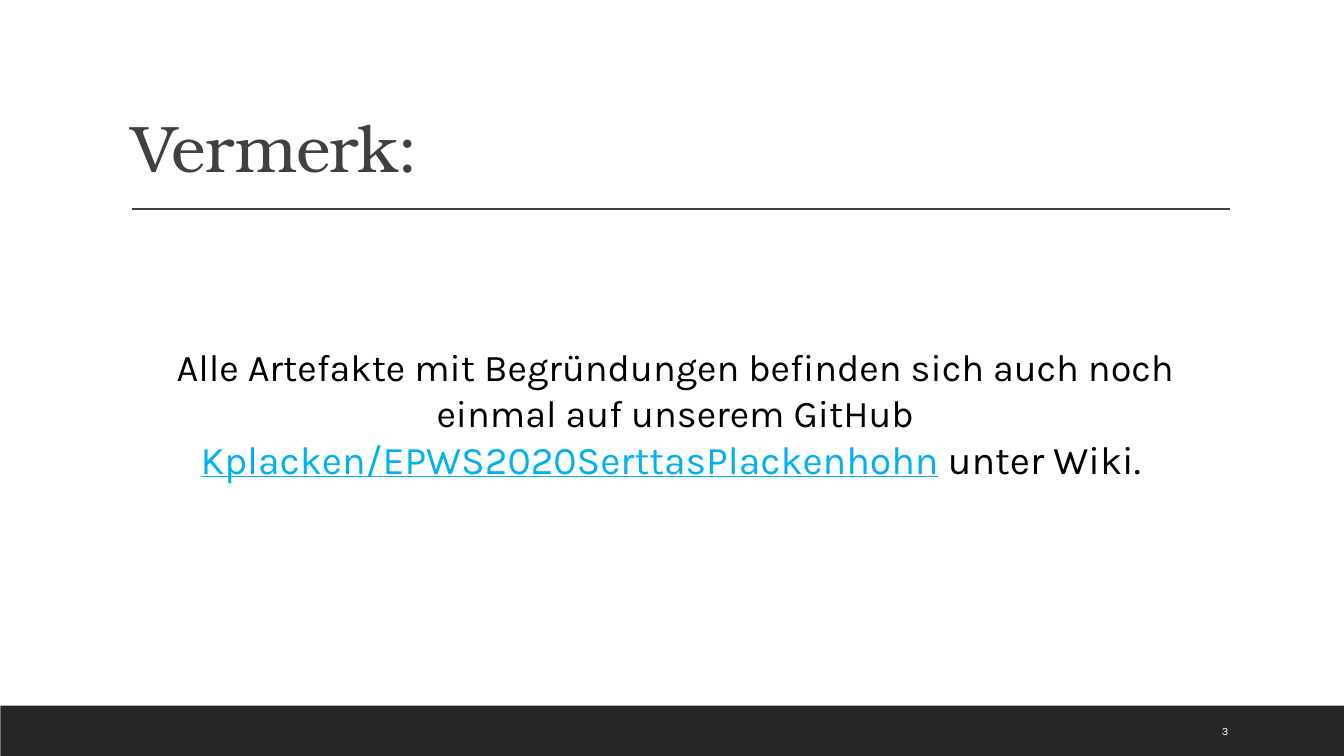
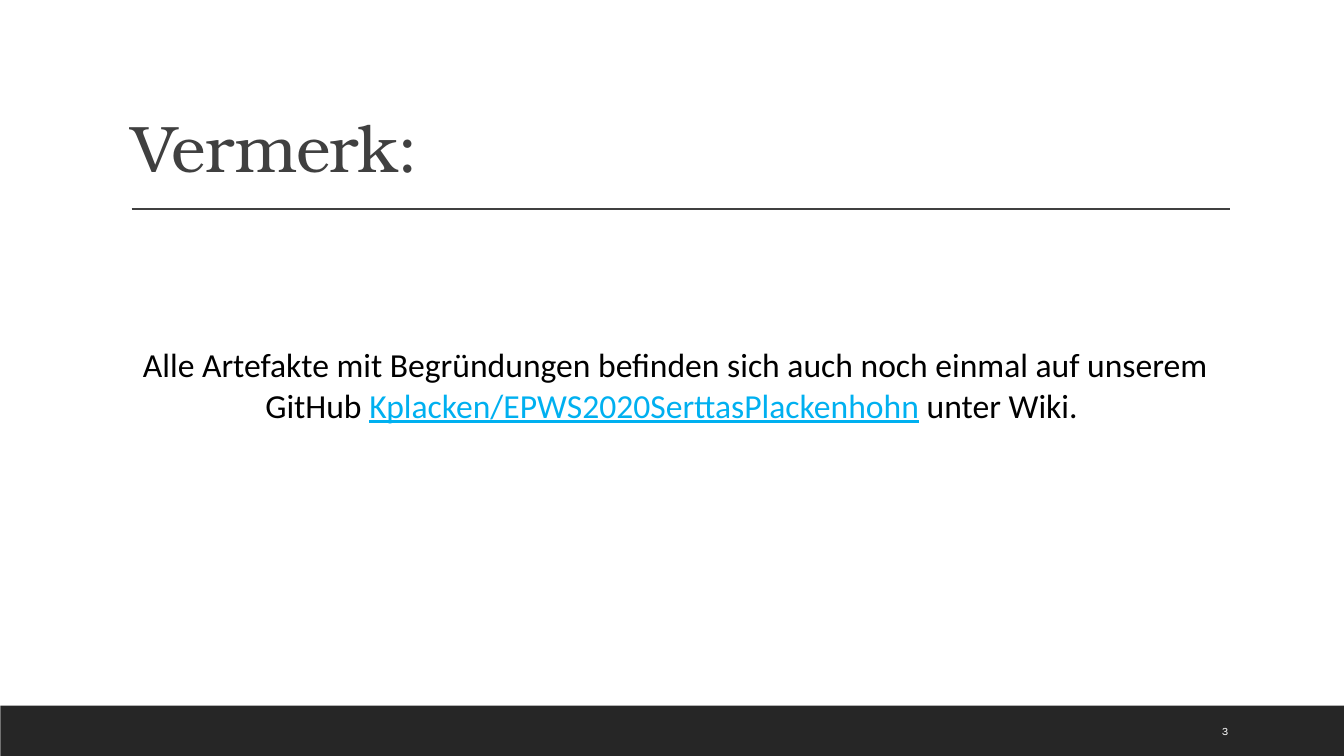
Before and after one commit to Kplacken/EPWS2020SerttasPlackenhohn, a slide deck: slide 3 of Audits/Audit 4/WS2020_SerttasPlackenhohn_Audit4.pptx. Drawn at 1344x756 pixels with LibreOffice and Linux fonts; fonts in the diff are those of the drawing. Boxes give left, top, right and bottom in pixels: in the first picture for what was removed or moved away, otherwise in the second. Text is boxed around its words. In the diff, an @@ line names an element or a change of style, - is before the commit and + after.

```diff
--- a/Audits/Audit 4/WS2020_SerttasPlackenhohn_Audit4.pptx
+++ b/Audits/Audit 4/WS2020_SerttasPlackenhohn_Audit4.pptx
@@ text "Alle Artefakte mit Begründungen befinden ..." at [143, 353, 1207, 424]: size 27 to 24 pt in "Alle Artefakte mit Begründungen befinden sich auch ..."; size 28 to 24 pt in "Kplacken/EPWS2020SerttasPlackenhohn unter Wiki."; font Karla to Calibri @@
```
Also in this commit, not shown: 4 other slides changed.
